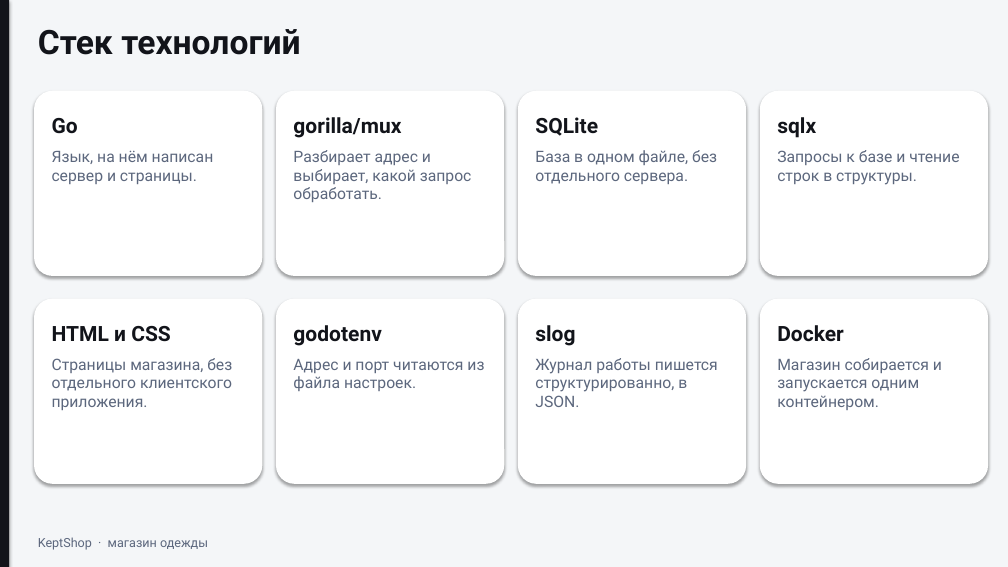
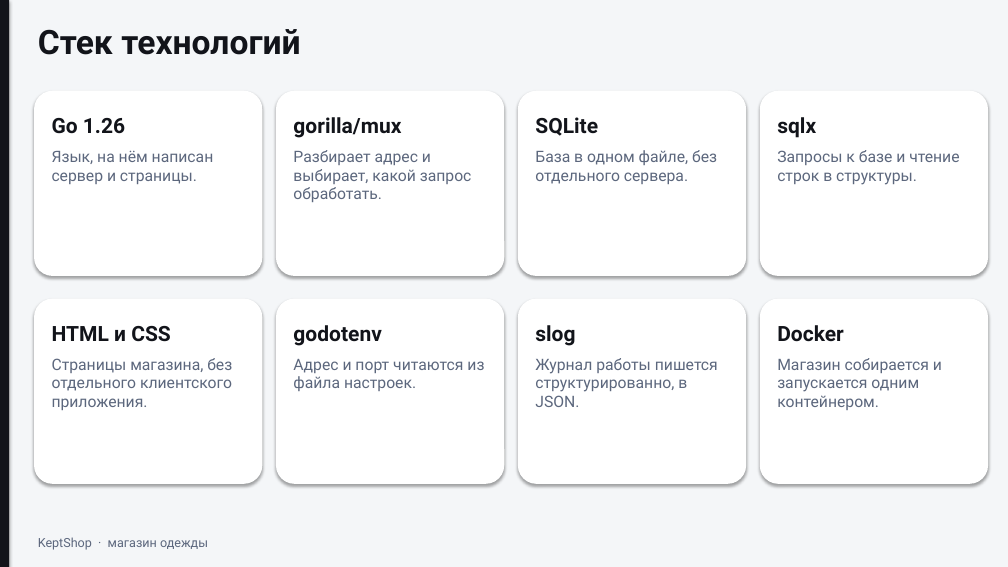
Before and after one commit to Darved183/YP01, a slide deck: slide 5 of KeptShop.pptx. Drawn at 1008x567 pixels with LibreOffice and Linux fonts; fonts in the diff are those of the drawing. Boxes give left, top, right and bottom in pixels: in the first picture for what was removed or moved away, otherwise in the second. Text is boxed around its words. In the diff, an @@ line names an element or a change of style, - is before the commit and + after.

Commit message:
fix

```diff
--- a/KeptShop.pptx
+++ b/KeptShop.pptx
@@ text in rounded rectangle at (x1=52, y1=118, x2=125, y2=134): text changed @@
-Go
+Go 1.26
```
